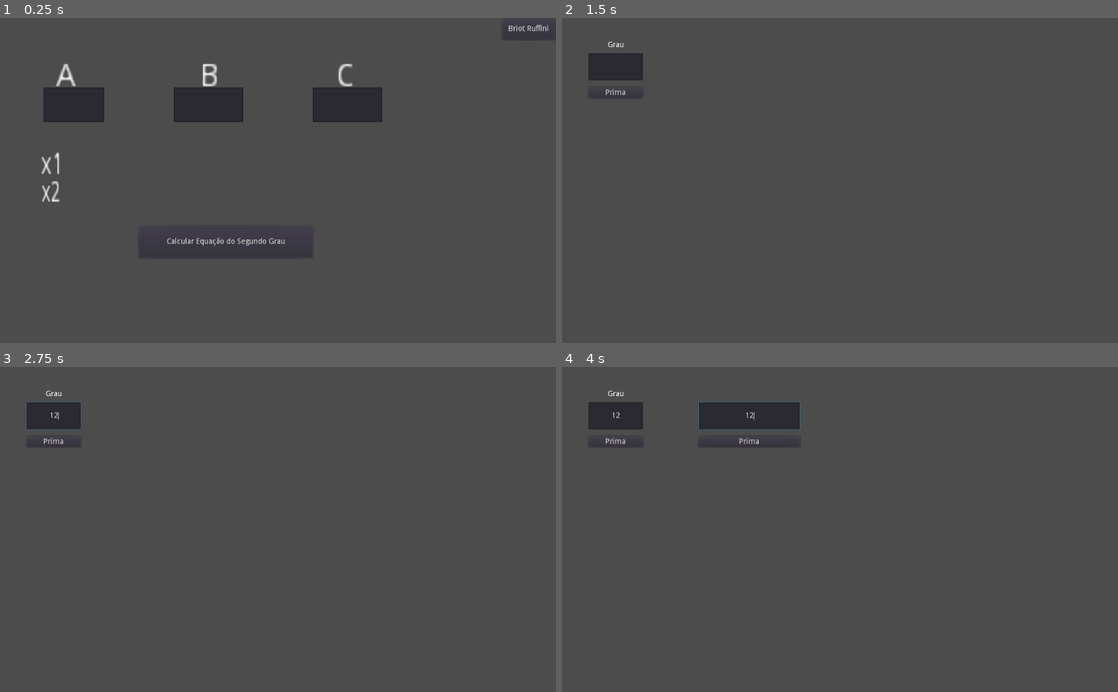
Above: before the commit, frames 1-4 (two rows, left to right).
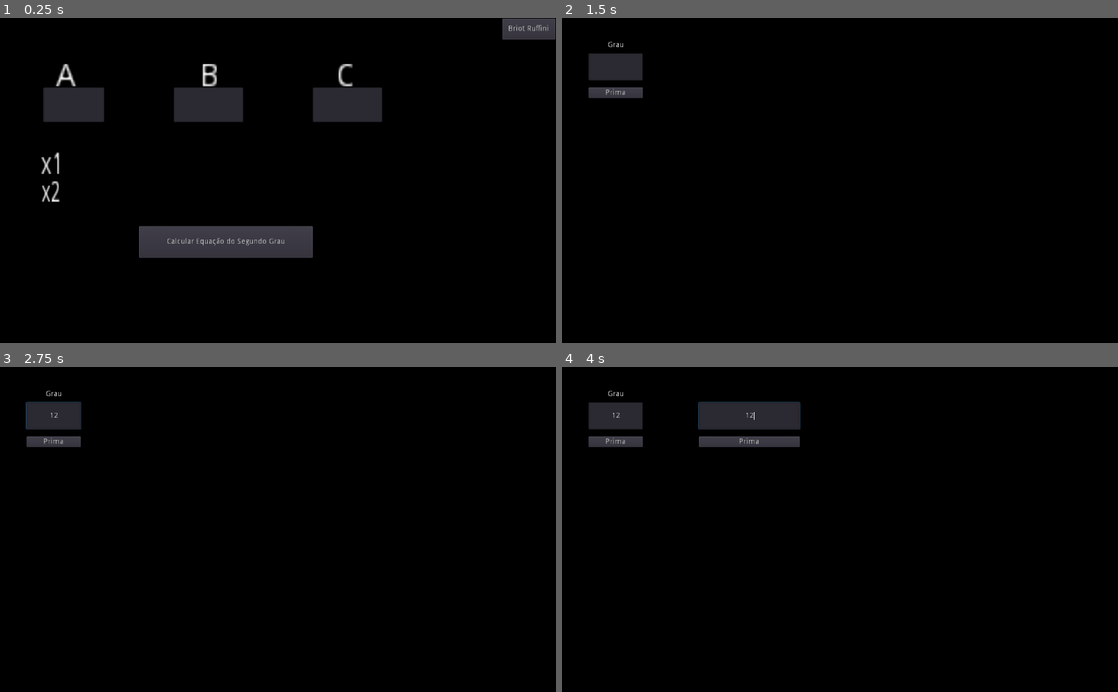
Above: after the commit, the same moments.

Repository: pedrocruz2/eiensiei
Game: Godot game, scene res://Node2D.tscn
Two runs of this game, one before a commit and one after it. Both use one fixed random seed, a clock stepped at 60 frames per second and the inputs below.
Inputs (mouse positions are in pixels of both pictures, inside the frame that each line leads up to):
- Up to frame 1 (0.25 s): no input
- Up to frame 2 (1.5 s): click (634, 105) at 0.52 s; type "12" at 0.6 s; click (773, 105) at 0.75 s; type "12" at 0.83 s; click (906, 105) at 0.98 s; type "12" at 1.07 s; click "Briot Ruffini" at 1.25 s
- Up to frame 3 (2.75 s): click (55, 415) at 2.02 s; type "12" at 2.1 s
- Up to frame 4 (4 s): click "Prima" at 2.75 s; click (751, 415) at 3.52 s; type "12" at 3.6 s

The runs differ from the first frame. In frame 1, 93% of the frame differs, in the area x 0-100%, y 0-100%; in frame 2, 99%; in frame 3, 99%; in frame 4, 97%.

Commit message:
CALCULADORA HTML BEM DAORA

Diff:
--- a/calculadora bhaskara/Calc. BrRuffini (TESTE).gd
+++ b/calculadora bhaskara/Calc. BrRuffini (TESTE).gd
@@ -8,11 +8,22 @@
 var funcArray = []
 var funcDisplay = ""
 
+var value = 0
+
+func _process(_delta):
+	if value == 1:
+		if Input.is_action_just_pressed("prima"):
+			_on_ButtonArray_pressed()
+	elif value ==0:
+		if Input.is_action_just_pressed("prima"):
+			_on_ButtonGrau_pressed()
+
 func _on_ButtonGrau_pressed():
 	grau = int($Grau/InputGrau.text)
 	print(grau)
 	if grau > 0:
 		$Array.visible = true
+		value = 1
 
 func _on_ButtonArray_pressed():
 	funcArray.append(float($Array/InputArray.text))
@@ -21,6 +32,7 @@
 	if len(funcArray) >= grau+1:
 		$Array.visible = false
 		find_roots(funcArray)
+		$ArrayPreview2.text = _calcular()
 		pass
 	if len(funcArray) >= 1:
 		$Array/SkipInput.visible = true
@@ -31,6 +43,7 @@
 	if len(funcArray) >= grau+1:
 			$Array.visible = false
 			find_roots(funcArray)
+			$ArrayPreview2.text = _calcular()
 			pass
 
 func _calcular():
@@ -89,7 +102,13 @@
 		if evaluate_polynomial(coefficients, i) == 0:
 			roots.append(i)
 
-	$ArrayPreview.text = str(roots)
+	if len(roots) == 0:
+		$ArrayPreview.text = "NENHUMA RAIZ ENCONTRADA (TODAS SAO COMPLEXAS?)"
+	elif len(roots) != len(coefficients) - 1:
+		$ArrayPreview.text = "RAIZ COMPLEXA OU DUPLA DETECTADA, RAIZES ENCONTRADAS:\n" + str(roots)
+
+	else:
+		$ArrayPreview.text = "TODAS RAIZES FORAM ENCONTRADAS:\n" + str(roots)
 	return roots
 
 func evaluate_polynomial(coefficients: Array, x: float) -> float:
--- a/calculadora bhaskara/Calc. BrRuffini.gd
+++ b/calculadora bhaskara/Calc. BrRuffini.gd
@@ -101,7 +101,7 @@
 	var itCtr = 0
 	while retry and itCtr < 1000:
 		for i in range(n):
-			var r = 1
+			var r = randf()
 			var theta = 2.0 * PI * i / n
 			roots[i] = Vector2(r*cos(theta), r*sin(theta))
 		print("root guess: ", roots)
--- a/calculadora bhaskara/Calc. BrRuffini.tscn
+++ b/calculadora bhaskara/Calc. BrRuffini.tscn
@@ -52,10 +52,16 @@
 margin_bottom = 140.0
 text = "Coef. Nulo"
 
+[node name="ArrayPreview2" type="Label" parent="."]
+margin_top = 207.0
+margin_right = 1024.0
+margin_bottom = 266.0
+align = 1
+
 [node name="ArrayPreview" type="Label" parent="."]
-margin_top = 220.0
+margin_top = 266.0
 margin_right = 1024.0
-margin_bottom = 234.0
+margin_bottom = 325.0
 align = 1
 
 [connection signal="pressed" from="Grau/ButtonGrau" to="." method="_on_ButtonGrau_pressed"]
--- a/calculadora bhaskara/project.godot
+++ b/calculadora bhaskara/project.godot
@@ -14,13 +14,33 @@
 run/main_scene="res://Node2D.tscn"
 config/icon="res://icon.png"
 
+[autoload]
+
+Complex="*res://addons/complex/singleton.gd"
+
+[display]
+
+window/dpi/allow_hidpi=true
+window/stretch/mode="2d"
+window/stretch/aspect="keep"
+
 [editor_plugins]
 
-enabled=PoolStringArray(  )
+enabled=PoolStringArray( "res://addons/complex/plugin.cfg" )
 
 [gui]
 
 common/drop_mouse_on_gui_input_disabled=true
+
+[input]
+
+prima={
+"deadzone": 0.5,
+"events": [ Object(InputEventKey,"resource_local_to_scene":false,"resource_name":"","device":0,"alt":false,"shift":false,"control":false,"meta":false,"command":false,"pressed":false,"scancode":0,"physical_scancode":32,"unicode":0,"echo":false,"script":null)
+, Object(InputEventKey,"resource_local_to_scene":false,"resource_name":"","device":0,"alt":false,"shift":false,"control":false,"meta":false,"command":false,"pressed":false,"scancode":0,"physical_scancode":69,"unicode":0,"echo":false,"script":null)
+, Object(InputEventKey,"resource_local_to_scene":false,"resource_name":"","device":0,"alt":false,"shift":false,"control":false,"meta":false,"command":false,"pressed":false,"scancode":0,"physical_scancode":16777221,"unicode":0,"echo":false,"script":null)
+ ]
+}
 
 [physics]
 
@@ -28,4 +48,5 @@
 
 [rendering]
 
+environment/default_clear_color=Color( 0, 0, 0, 1 )
 environment/default_environment="res://default_env.tres"
Not shown, added: calculadora bhaskara/export_presets.cfg
Not shown, added: calculadora bhaskara/Calculadora Bhaskara.exe
Not shown, added: calculadora bhaskara/Calculadora Bhaskara.pck
Not shown, added: docs/calcHTML/index.html
Not shown, added: docs/index.html
